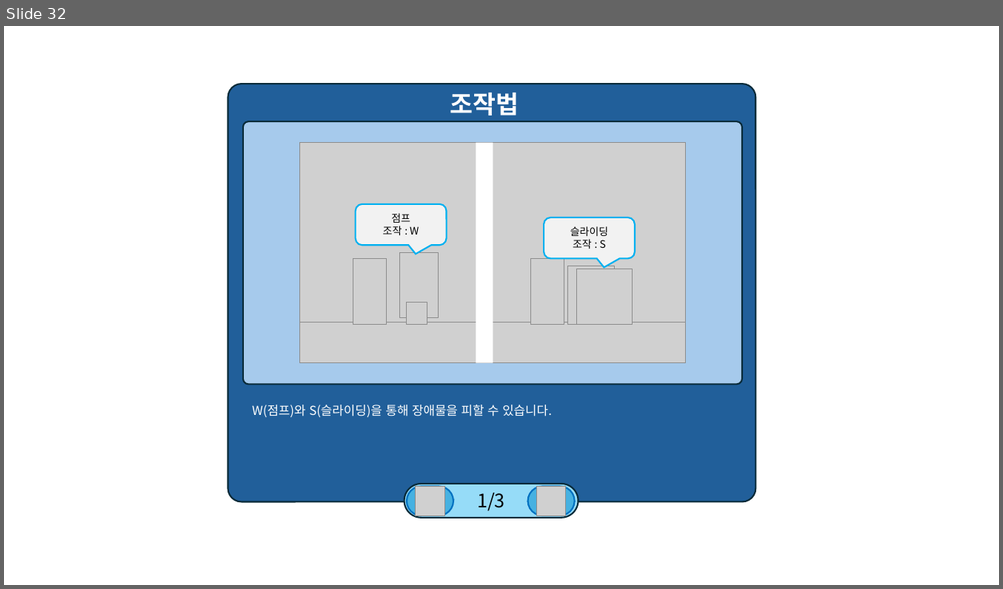
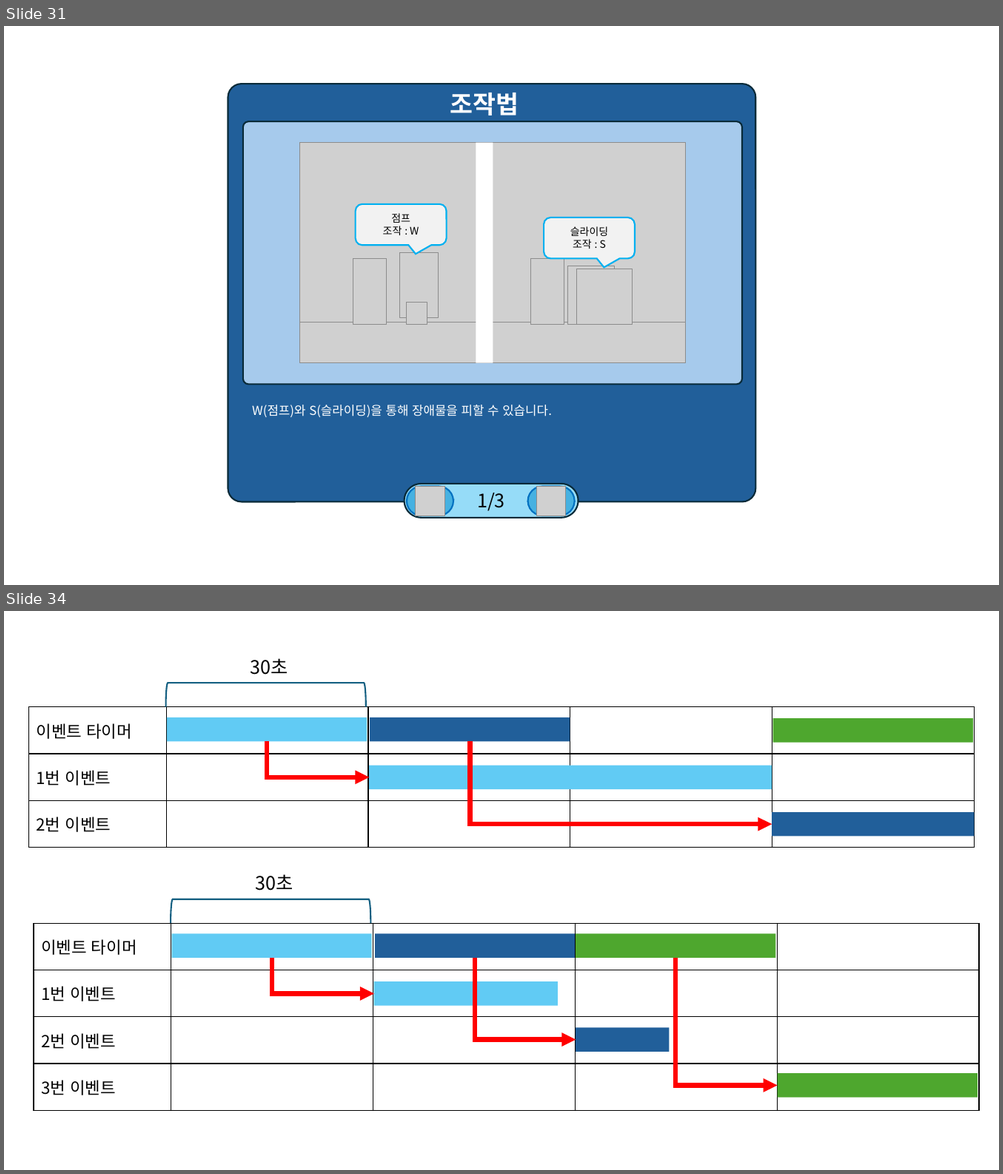
Before and after one commit to weariness00/Mandle_10Minute_Game, a slide deck: document/UI.pptx. Shown one above the other, each under a label of ours: slide 32 before the commit, slides 31 and 34 after it; the slides between them are not shown. The pictures are 1003x589 and 1003x1174 pixels, drawn with LibreOffice and Linux fonts; fonts in the diff are those of the drawing; grey boxes stand for pictures. Boxes give left, top, right and bottom in pixels: in the first picture for what was removed or moved away, otherwise in the second. Text is boxed around its words. In the diff, an @@ line names an element or a change of style, - is before the commit and + after.

Commit message:
기획_dt수정, 타이머관련기획추가

```diff
--- a/document/UI.pptx
+++ b/document/UI.pptx
@@ slide 34 added at [4, 611, 999, 1170], background #FFFFFF @@
@@ text added at [250, 658, 288, 675], 18 pt, text #000000 @@
+30초
@@ left bracket added at [166, 683, 366, 706], outline #156082 1.5 pt @@
@@ table added at [28, 707, 975, 848], 3 rows, 5 columns @@
+이벤트 타이머 |  |  |  | 
+1번 이벤트 |  |  |  | 
+2번 이벤트 |  |  |  | 
@@ rectangle added at [167, 718, 367, 741], fill #61CBF4 @@
@@ rectangle added at [370, 718, 569, 741], fill #215F9A @@
@@ rectangle added at [772, 718, 973, 742], fill #4EA72E @@
@@ elbow arrow added from (267, 741) to (369, 777), #FF0000 4.5 pt @@
@@ elbow arrow added from (469, 741) to (771, 824), #FF0000 4.5 pt @@
@@ rectangle added at [369, 766, 771, 789], fill #61CBF4 @@
@@ rectangle added at [771, 812, 974, 836], fill #215F9A @@
@@ text added at [255, 874, 293, 891], 18 pt, text #000000 @@
+30초
@@ left bracket added at [170, 900, 370, 923], outline #156082 1.5 pt @@
@@ table added at [34, 923, 980, 1111], 4 rows, 5 columns @@
+이벤트 타이머 |  |  |  | 
+1번 이벤트 |  |  |  | 
+2번 이벤트 |  |  |  | 
+3번 이벤트 |  |  |  | 
@@ rectangle added at [172, 934, 372, 958], fill #61CBF4 @@
@@ rectangle added at [375, 934, 575, 958], fill #215F9A @@
@@ rectangle added at [575, 934, 776, 958], fill #4EA72E @@
@@ elbow arrow added from (272, 958) to (374, 994), #FF0000 4.5 pt @@
@@ elbow arrow added from (475, 958) to (575, 1040), #FF0000 4.5 pt @@
@@ elbow arrow added from (675, 958) to (777, 1085), #FF0000 4.5 pt @@
@@ rectangle added at [374, 982, 558, 1005], fill #61CBF4 @@
@@ rectangle added at [575, 1028, 669, 1052], fill #215F9A @@
@@ rectangle added at [777, 1073, 977, 1097], fill #4EA72E @@
@@ what was slide 32 is now slide 31 @@
```
Also in this commit, not shown: 2 slides changed, 1 slide removed, 3 other files.
